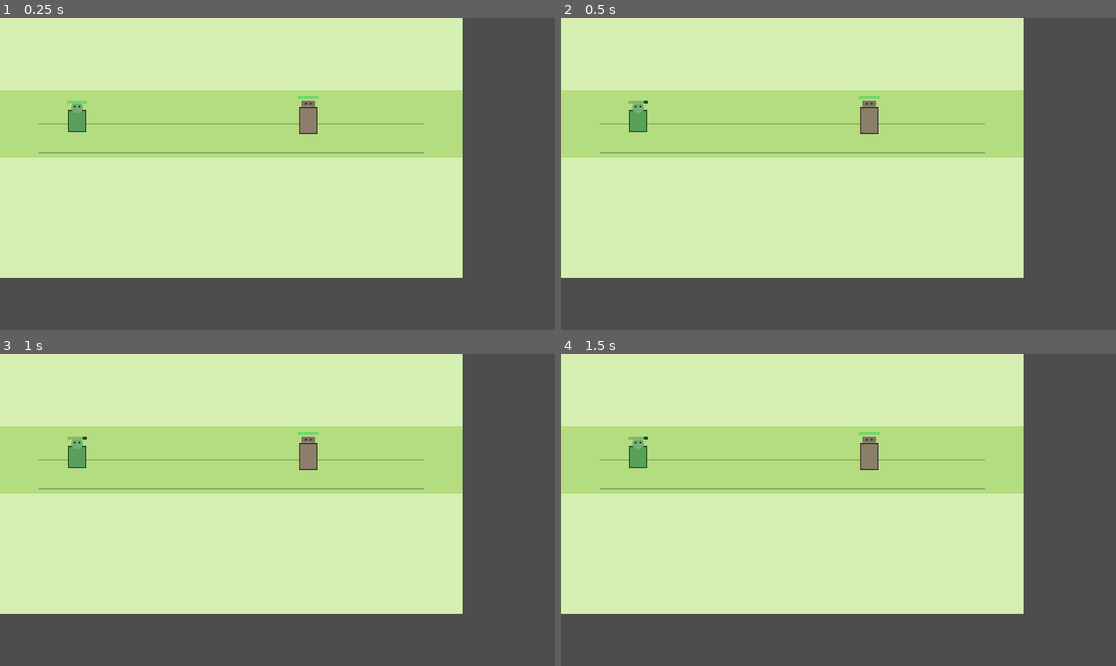
Above: before the commit, frames 1-4 (two rows, left to right).
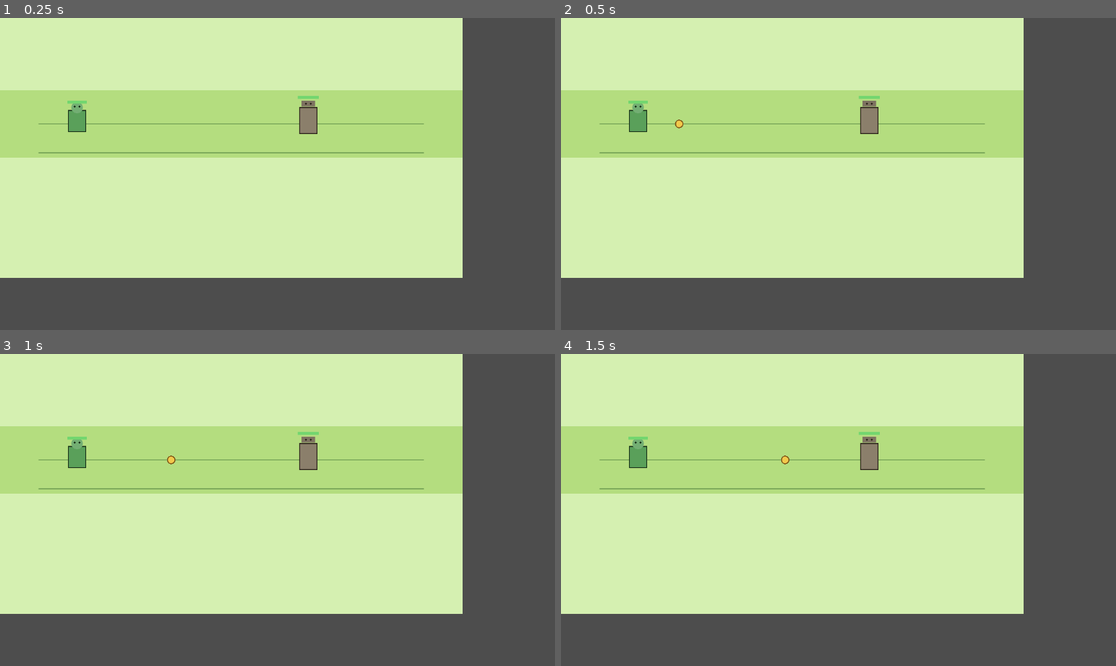
Above: after the commit, the same moments.

Repository: Abgetrennter/open_pvz
Game: Godot game, scene res://scenes/main/main.tscn
Two runs of this game, one before a commit and one after it. Both use one fixed random seed, a clock stepped at 60 frames per second and the inputs below.
Inputs:
- Up to frame 1 (0.25 s): no input
- Up to frame 2 (0.5 s): no input
- Up to frame 3 (1 s): tap Enter at 0.5 s
- Up to frame 4 (1.5 s): tap Space at 1.25 s

Frame 1 is identical in both runs. In frame 2, less than 0.1% of the frame differs, in the area x 12-23%, y 26-36%; in frame 3, less than 0.1%, in the area x 12-32%, y 26-36%; in frame 4, less than 0.1%.

Commit message:
Fix projectile self-hit by restoring source context

Diff:
--- a/scripts/battle/battle_manager.gd
+++ b/scripts/battle/battle_manager.gd
@@ -36,13 +36,16 @@
 
 
 func spawn_projectile_from_effect(context, params: Dictionary, on_hit_effect = null) -> Node:
-	var projectile: Variant = _entity_factory.create_projectile(context.position)
-
 	var direction := Vector2.RIGHT
 	var direction_value: Variant = params.get("direction", Vector2.RIGHT)
 	if direction_value is Vector2:
 		direction = direction_value
 
+	var spawn_position: Vector2 = context.position
+	if context.source_node != null and context.source_node is Node2D:
+		spawn_position = context.source_node.global_position + direction.normalized() * 34.0
+
+	var projectile: Variant = _entity_factory.create_projectile(spawn_position)
 	var speed := float(params.get("speed", 300.0))
 	var damage := int(params.get("damage", 10))
 	projectile.launch(direction, speed, context.source_node, on_hit_effect, damage)
--- a/scripts/core/runtime/rule_context.gd
+++ b/scripts/core/runtime/rule_context.gd
@@ -26,9 +26,11 @@
 
 static func from_event_data(event_name_value: StringName, event_data, owner_entity: Node = null) -> Variant:
 	var context: Variant = RuleContextRef.new()
+	var source_node: Node = event_data.core.get("source_node", null)
+	var target_node: Node = event_data.core.get("target_node", null)
 	context.event_name = event_name_value
-	context.source_node = event_data.core.get("source_node", owner_entity)
-	context.target_node = event_data.core.get("target_node", null)
+	context.source_node = owner_entity if source_node == null else source_node
+	context.target_node = target_node
 	context.core = event_data.core.duplicate(true)
 	context.runtime = event_data.runtime.duplicate(true)
 	if owner_entity != null and owner_entity.has_method("get_entity_state"):
